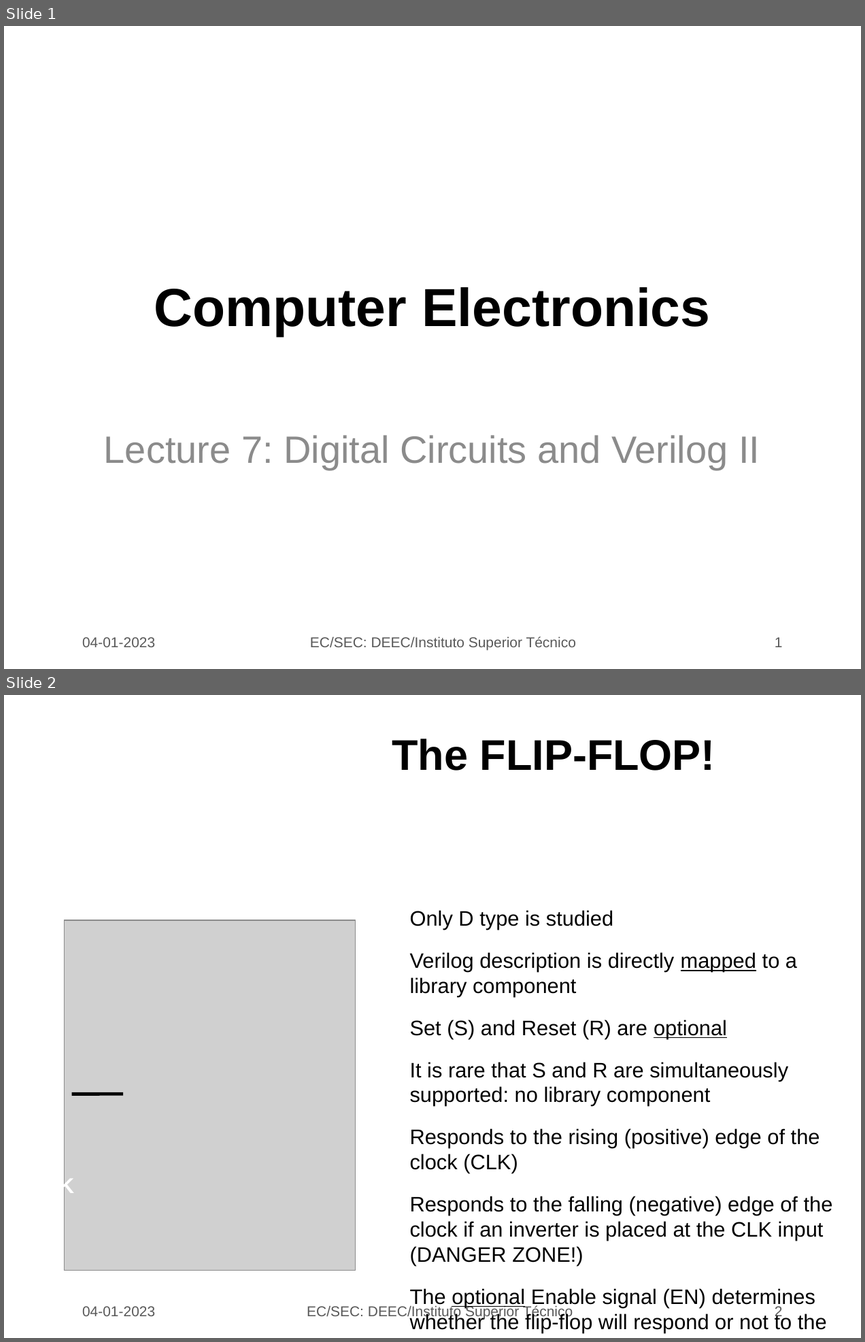
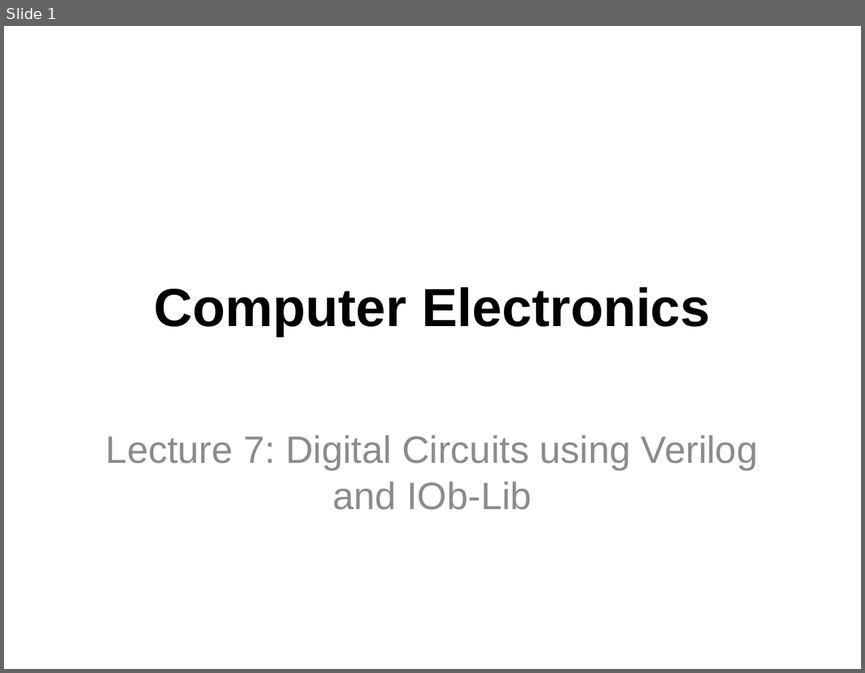
Before and after one commit to jjts/ist-sec, a slide deck: lectures/l7/l7.odp. Shown one above the other, each under a label of ours: slides 1 and 2 before the commit, slide 1 after it. The pictures are 865x1342 and 865x673 pixels, drawn with LibreOffice and Linux fonts; fonts in the diff are those of the drawing; grey boxes stand for pictures; background and template pictures are left out. Boxes give left, top, right and bottom in pixels: in the first picture for what was removed or moved away, otherwise in the second. Text is boxed around its words. In the diff, an @@ line names an element or a change of style, - is before the commit and + after.

```diff
--- a/lectures/l7/l7.odp
+++ b/lectures/l7/l7.odp
@@ slide 2 removed at bbox=[4, 695, 861, 1338], background picture (left out) @@
@@ title removed at bbox=[392, 739, 715, 770] @@
-The FLIP-FLOP!
@@ text removed at bbox=[410, 910, 833, 1332] @@
-● Only D type is studied
-● Verilog description is directly mapped to a library component
-● Set (S) and Reset (R) are optional
-● It is rare that S and R are simultaneously supported: no library component
-● Responds to the rising (positive) edge of the clock (CLK)
-● Responds to the falling (negative) edge of the clock if an inverter is placed at the CLK input (DANGER ZONE!)
-● The optional Enable signal (EN) determines whether the flip-flop will respond or not to the clock edge
@@ picture removed at bbox=[64, 920, 356, 1270] @@
@@ text removed at bbox=[18, 1076, 65, 1109] @@
-EN
@@ line removed from (123, 1093) to (72, 1093) @@
@@ text removed at bbox=[31, 1176, 75, 1197] @@
-CLK
@@ text removed at bbox=[82, 1306, 155, 1316] @@
-04-01-2023
@@ text removed at bbox=[307, 1304, 572, 1319] @@
-EC/SEC: DEEC/Instituto Superior Técnico
@@ page number removed at bbox=[774, 1306, 783, 1319] @@
-2
@@ slide 1 changed as well @@
@@ subtitle at bbox=[106, 435, 757, 509]: text changed @@
-Lecture 7: Digital Circuits and Verilog II
+Lecture 7: Digital Circuits using Verilog and IOb-Lib
@@ text removed at bbox=[82, 637, 155, 647] @@
-04-01-2023
@@ text removed at bbox=[310, 636, 576, 650] @@
-EC/SEC: DEEC/Instituto Superior Técnico
@@ page number removed at bbox=[774, 637, 783, 647] @@
-1
```
Also in this commit, not shown: 7 other slides changed, 6 slides added, 9 other slides removed, 3 other files.
